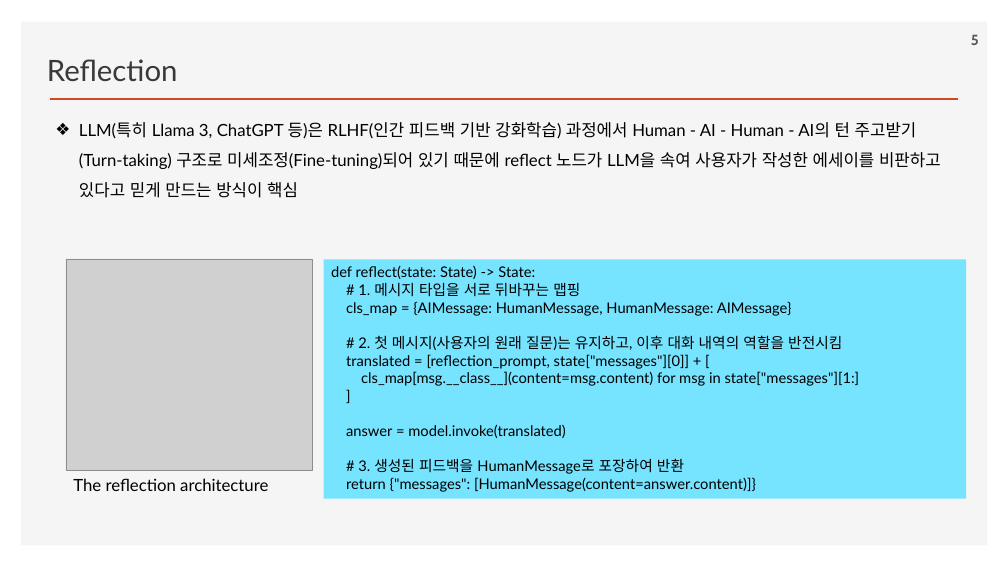
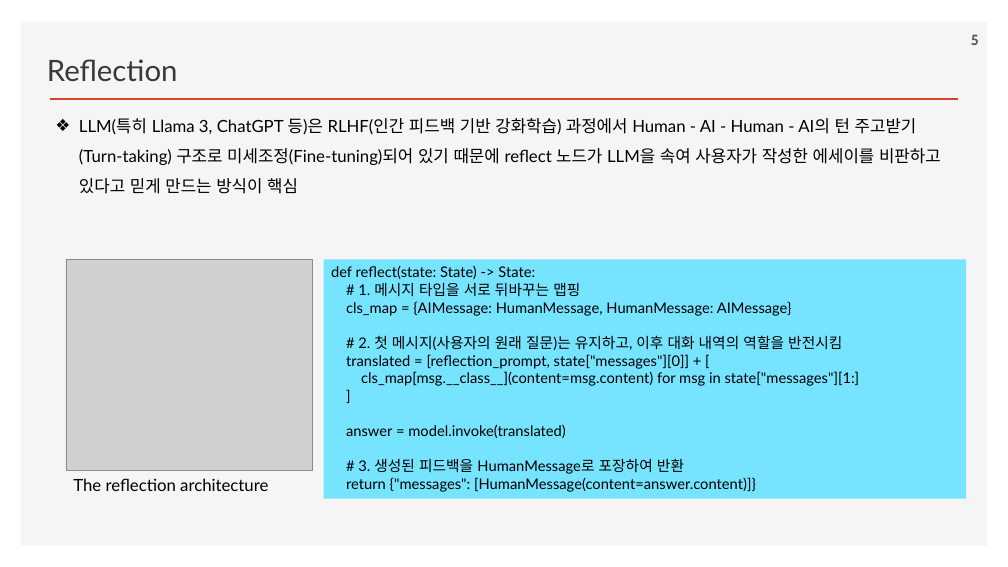
Before and after one commit to ancestor9/2026_Fall_Learning-Langchain-AI-Agent, a slide deck: slide 5 of ppts/CHAPTER 7 Agent II.pptx. Drawn at 1008x567 pixels with LibreOffice and Linux fonts; fonts in the diff are those of the drawing; grey boxes stand for pictures; background and template pictures are left out. Boxes give left, top, right and bottom in pixels: in the first picture for what was removed or moved away, otherwise in the second. Text is boxed around its words. In the diff, an @@ line names an element or a change of style, - is before the commit and + after.

```diff
--- a/ppts/CHAPTER 7 Agent II.pptx
+++ b/ppts/CHAPTER 7 Agent II.pptx
@@ text "LLM(특히 Llama 3, ChatGPT 등)은 ...": place and size @@
-text "LLM(특히 Llama 3, ChatGPT 등)은 ..." at (79, 122, 941, 198)
+text "LLM(특히 Llama 3, ChatGPT 등)은 ..." at (79, 118, 941, 194)
```
Also in this commit, not shown: 2 other slides changed, 1 other file.
